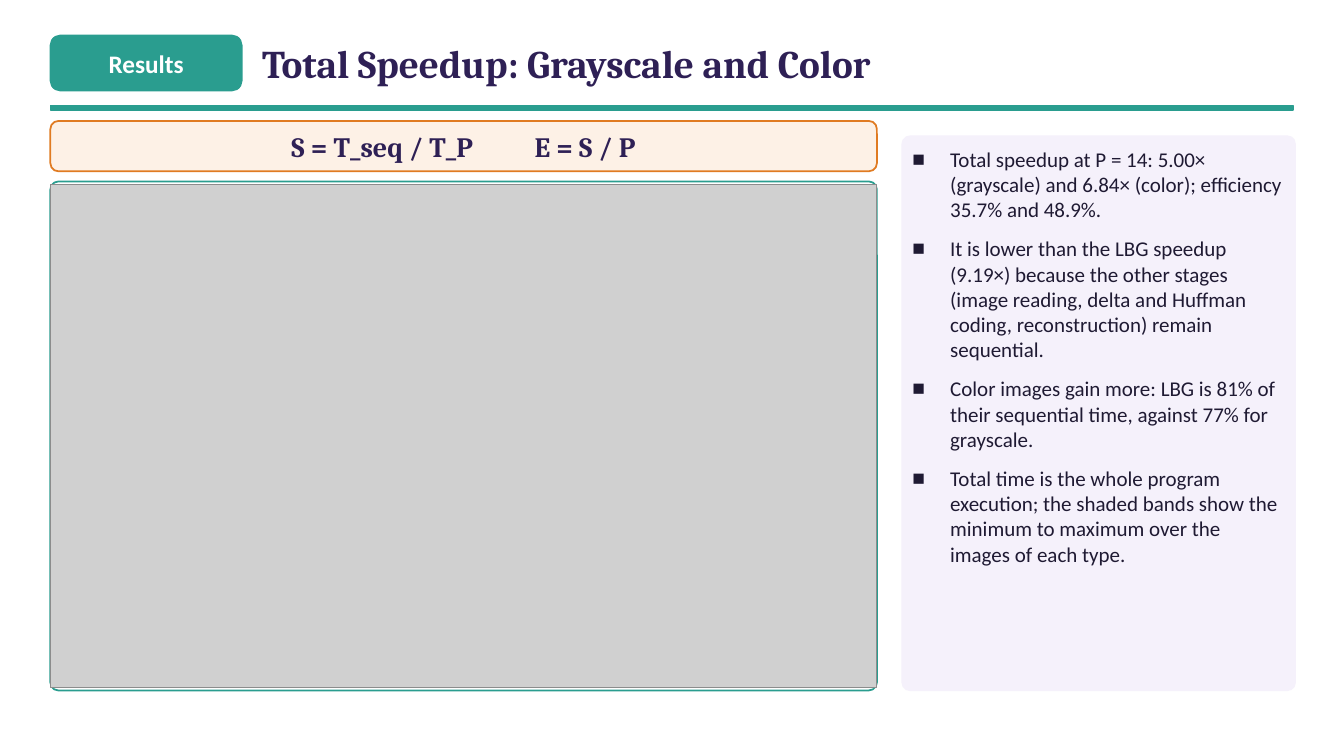
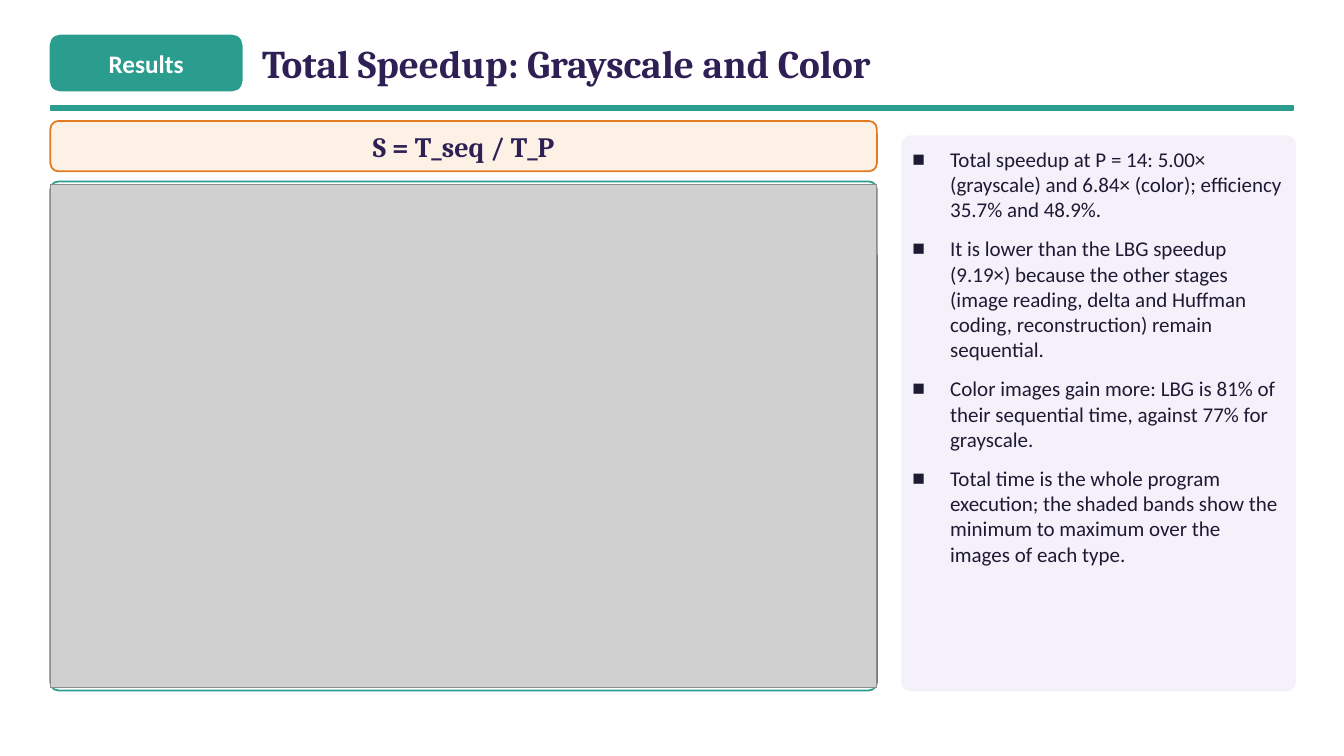
Before and after one commit to ibtihal-cpu/mihk, a slide deck: slide 27 of results/seminar/figs/Seminar_Ibtihal_FINAL.pptx (slide 26 before the commit). Drawn at 1344x756 pixels with LibreOffice and Linux fonts; fonts in the diff are those of the drawing; grey boxes stand for pictures. Boxes give left, top, right and bottom in pixels: in the first picture for what was removed or moved away, otherwise in the second. Text is boxed around its words. In the diff, an @@ line names an element or a change of style, - is before the commit and + after.

```diff
--- a/results/seminar/figs/Seminar_Ibtihal_FINAL.pptx
+++ b/results/seminar/figs/Seminar_Ibtihal_FINAL.pptx
@@ text at (373, 138, 554, 163): text changed @@
-S = T_seq / T_P E = S / P
+S = T_seq / T_P
```
Also in this commit, not shown: 1 other slide changed, 1 slide added, 10 other files.
